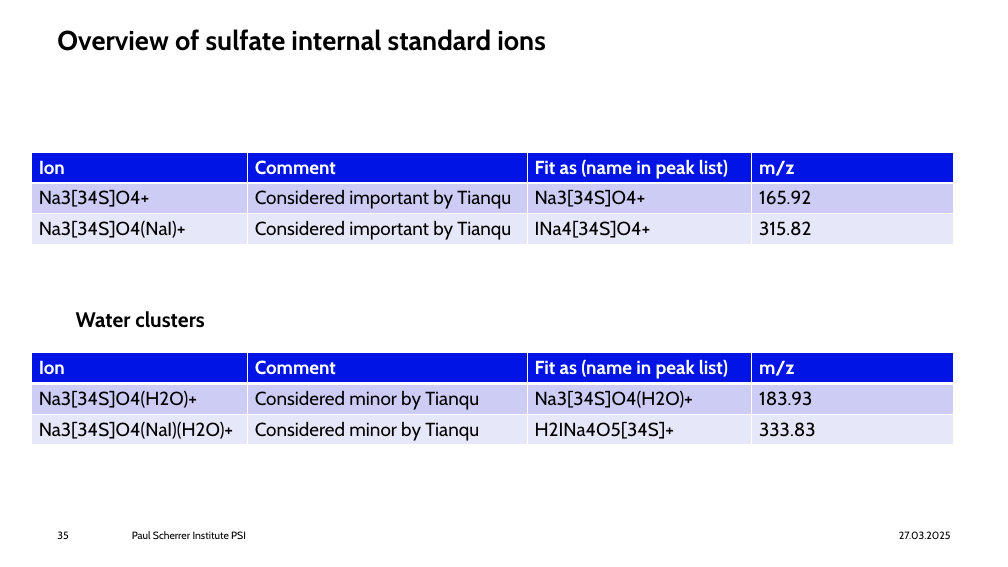
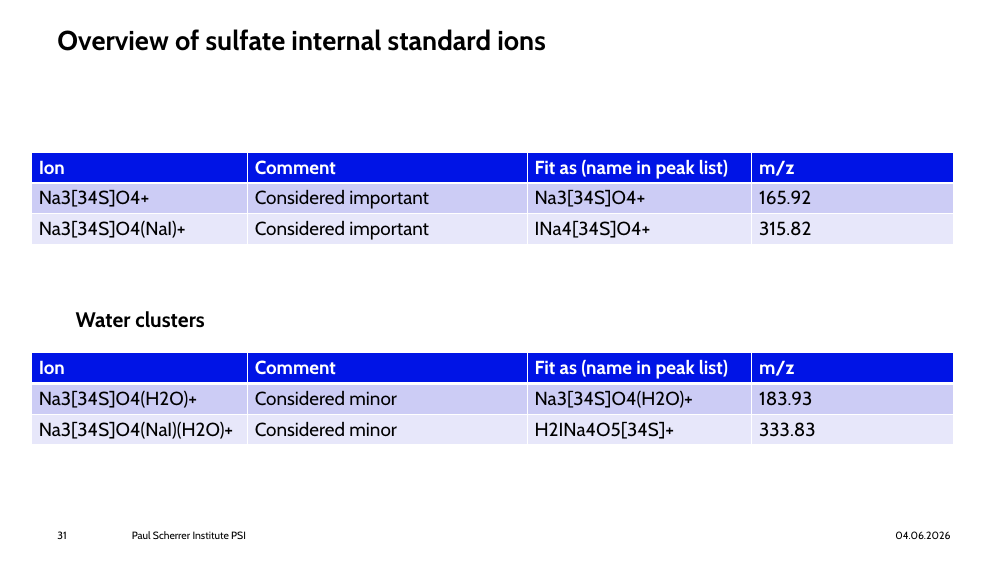
Before and after one commit to wengjul/offline-eesi-pipeline, a slide deck: slide 31 of workflow_overview_slides/2025_03_EESI data analysis pipeline_general overview.pptx (slide 35 before the commit). Drawn at 1008x567 pixels with LibreOffice and Linux fonts; fonts in the diff are those of the drawing; background and template pictures are left out. Boxes give left, top, right and bottom in pixels: in the first picture for what was removed or moved away, otherwise in the second. Text is boxed around its words. In the diff, an @@ line names an element or a change of style, - is before the commit and + after.

Commit message:
Polish pptx overview slides.

```diff
--- a/workflow_overview_slides/2025_03_EESI data analysis pipeline_general overview.pptx
+++ b/workflow_overview_slides/2025_03_EESI data analysis pipeline_general overview.pptx
@@ table at (31,152,954,244) @@
-row 2, column 2: Considered important by Tianqu
+row 2, column 2: Considered important
-row 3, column 2: Considered important by Tianqu
+row 3, column 2: Considered important
@@ table at (31,353,954,445) @@
-row 2, column 2: Considered minor by Tianqu
+row 2, column 2: Considered minor
-row 3, column 2: Considered minor by Tianqu
+row 3, column 2: Considered minor
@@ page number at (57,531,66,539): text changed @@
-35
+31
@@ text at (895,531,950,539): text changed @@
-27.03.2025
+04.06.2026
```
Also in this commit, not shown: 31 other slides changed, 9 slides removed, 1 other file.
